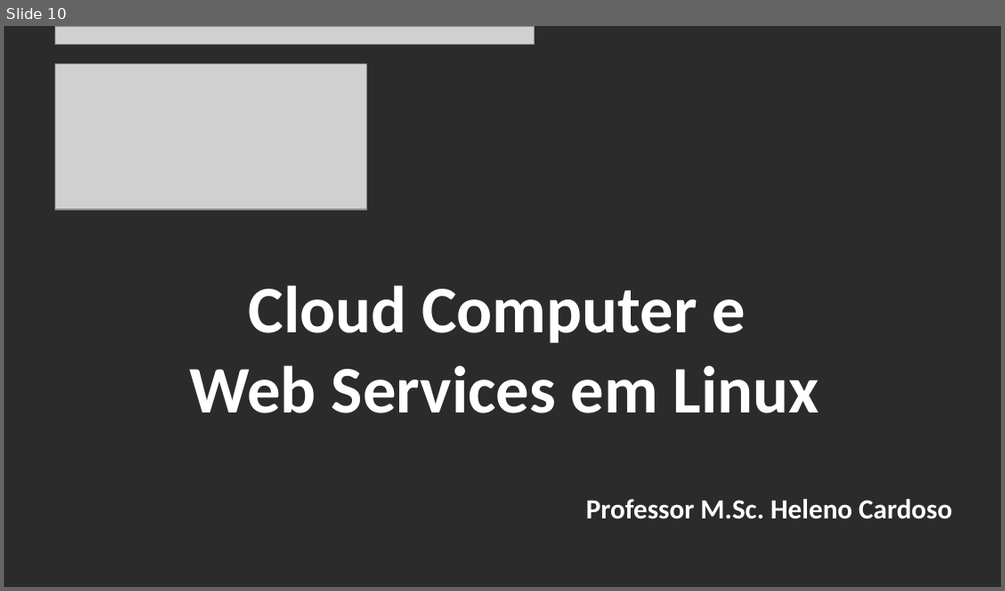
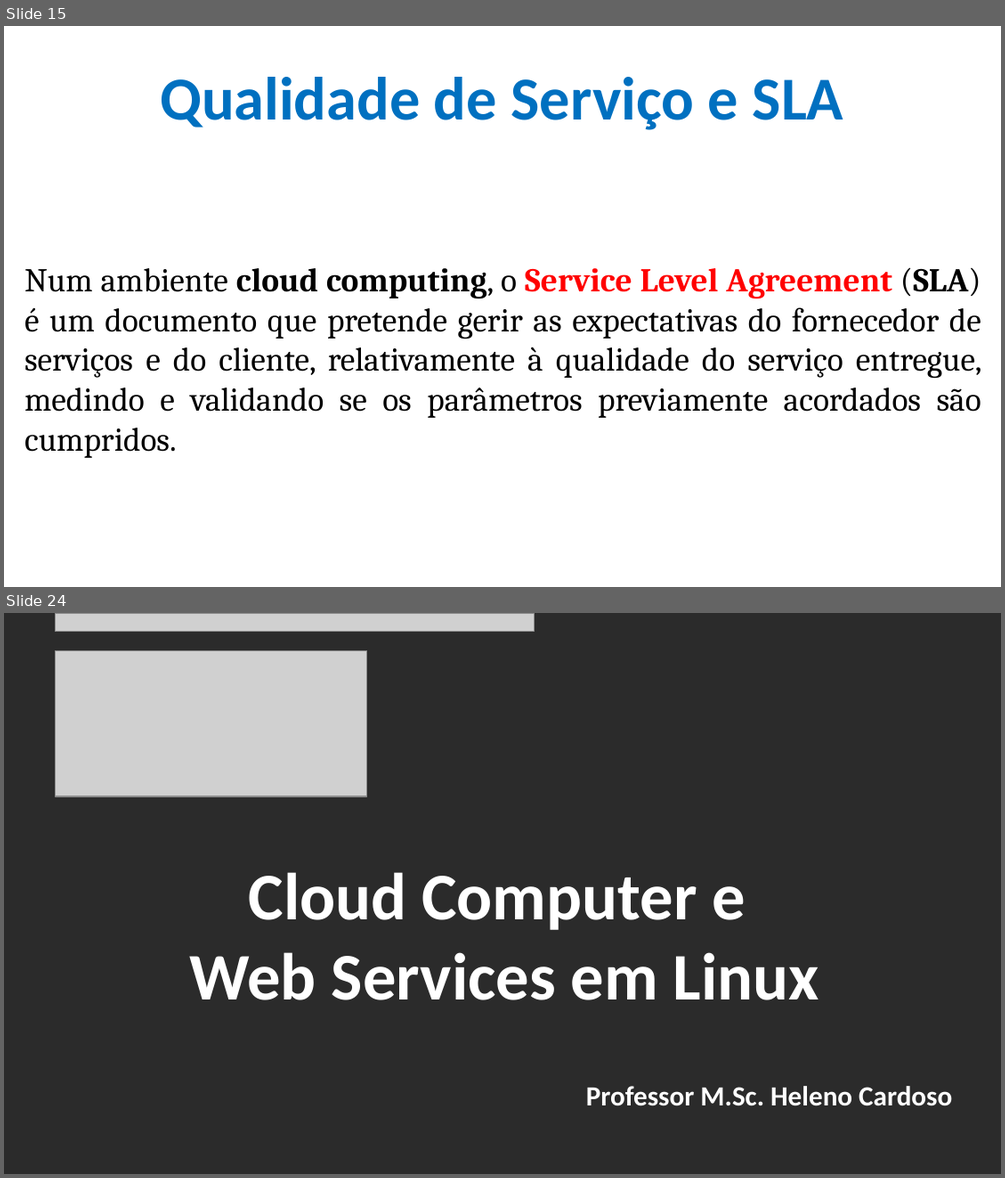
Before and after one commit to CloudEducationBrazil/WydenComputacaoNuvemWebServicesLinux, a slide deck: 01 Classes/Aula 05 - Computação em Nuvem e Web Services em Linux Bilhetagem.pptx. Shown one above the other, each under a label of ours: slide 10 before the commit, slides 15 and 24 after it; the slides between them are not shown. The pictures are 1005x591 and 1005x1178 pixels, drawn with LibreOffice and Linux fonts; fonts in the diff are those of the drawing; grey boxes stand for pictures; background and template pictures are left out; a plain dark background stands for a picture behind light text. Boxes give left, top, right and bottom in pixels: in the first picture for what was removed or moved away, otherwise in the second. Text is boxed around its words. In the diff, an @@ line names an element or a change of style, - is before the commit and + after.

Commit message:
ppt cloud computing SLA 30032023

```diff
--- a/01 Classes/Aula 05 - Computação em Nuvem e Web Services em Linux Bilhetagem.pptx
+++ b/01 Classes/Aula 05 - Computação em Nuvem e Web Services em Linux Bilhetagem.pptx
@@ slide 15 added at (4, 26, 1001, 587), background picture (left out) @@
@@ title added at (160, 77, 844, 130), 44 pt, text #0070C0, bold @@
+Qualidade de Serviço e SLA
@@ text added at (24, 267, 982, 458), 24 pt, text #000000 @@
+Num ambiente cloud computing, o Service Level Agreement (SLA) é um documento que pretende gerir as expectativas do fornecedor de serviços e do cliente, relativamente à qualidade do serviço entregue, medindo e validando se os parâmetros previamente acordados são cumpridos.
@@ what was slide 10 is now slide 24 @@
```
Also in this commit, not shown: 7 slides changed, 13 other slides added, 3 other files.
